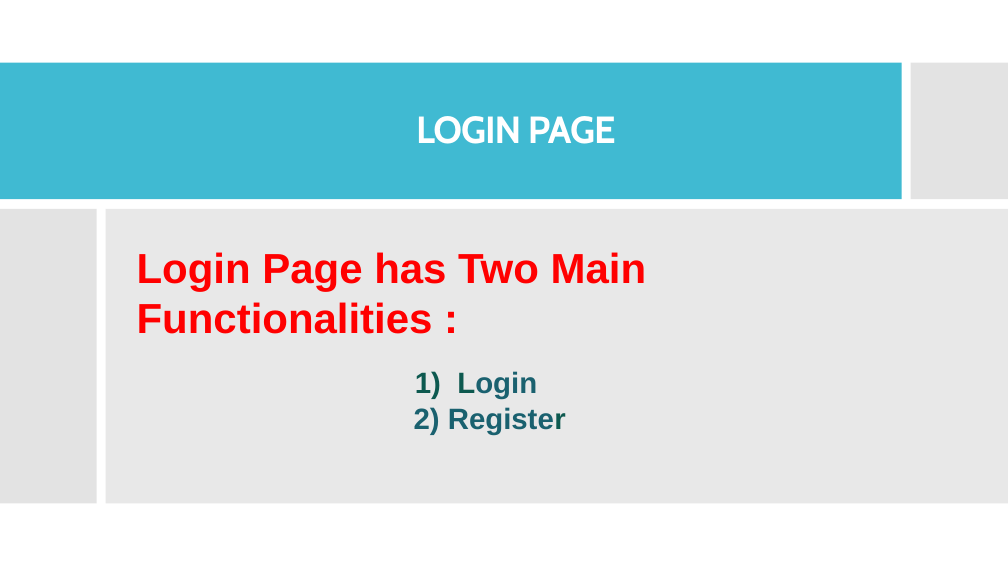
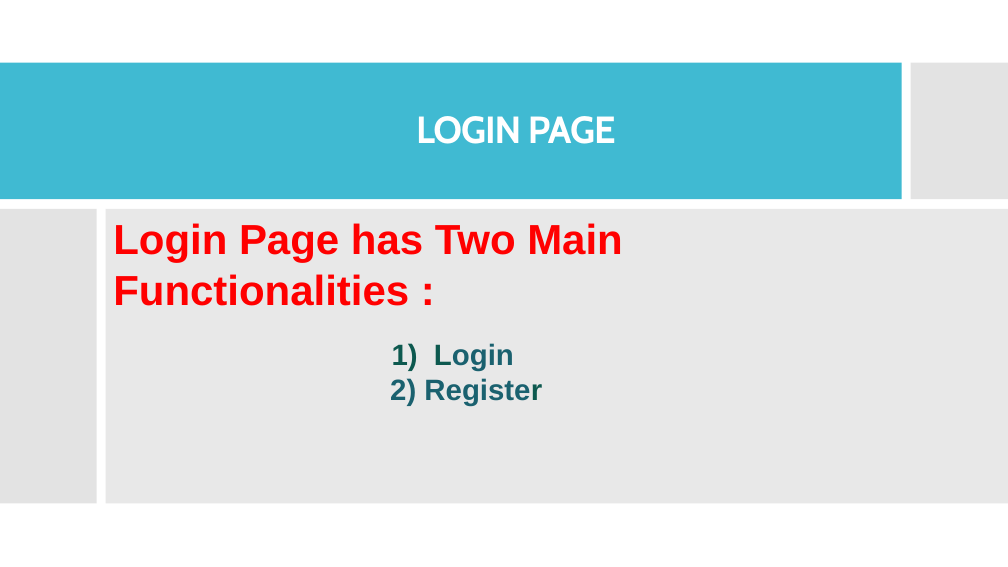
Before and after one commit to wangyang325/CS615Project, a slide deck: slide 18 of Presentation/Personal Library.pptx (slide 19 before the commit). Drawn at 1008x567 pixels with LibreOffice and Linux fonts; fonts in the diff are those of the drawing. Boxes give left, top, right and bottom in pixels: in the first picture for what was removed or moved away, otherwise in the second. Text is boxed around its words. In the diff, an @@ line names an element or a change of style, - is before the commit and + after.

Commit message:
Revised Presentation

```diff
--- a/Presentation/Personal Library.pptx
+++ b/Presentation/Personal Library.pptx
@@ text "Login Page has Two Main ...": place and size @@
-text "Login Page has Two Main ..." at (137, 252, 647, 435)
+text "Login Page has Two Main ..." at (113, 223, 623, 406)
```
Also in this commit, not shown: 1 other slide changed, 9 slides added, 8 slides removed.
